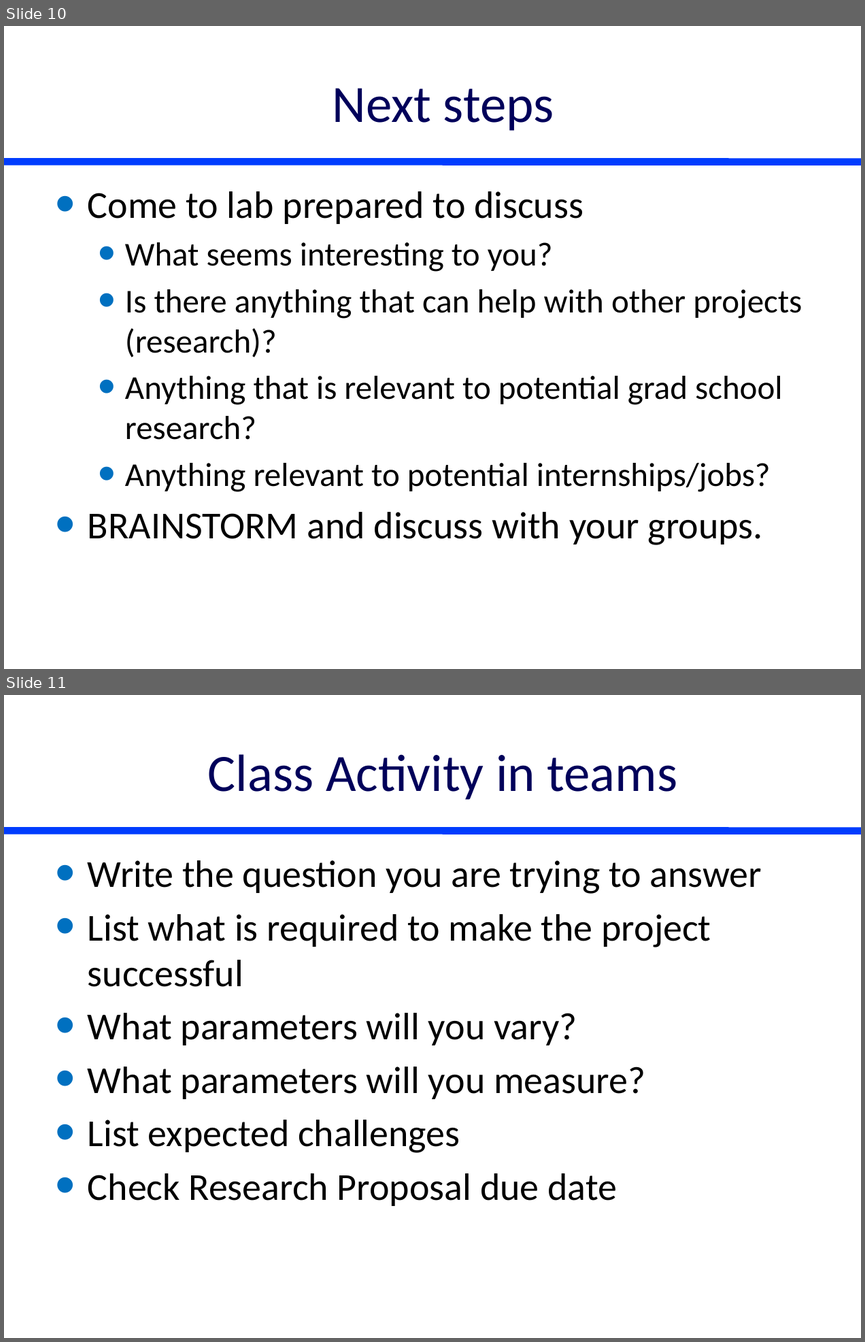
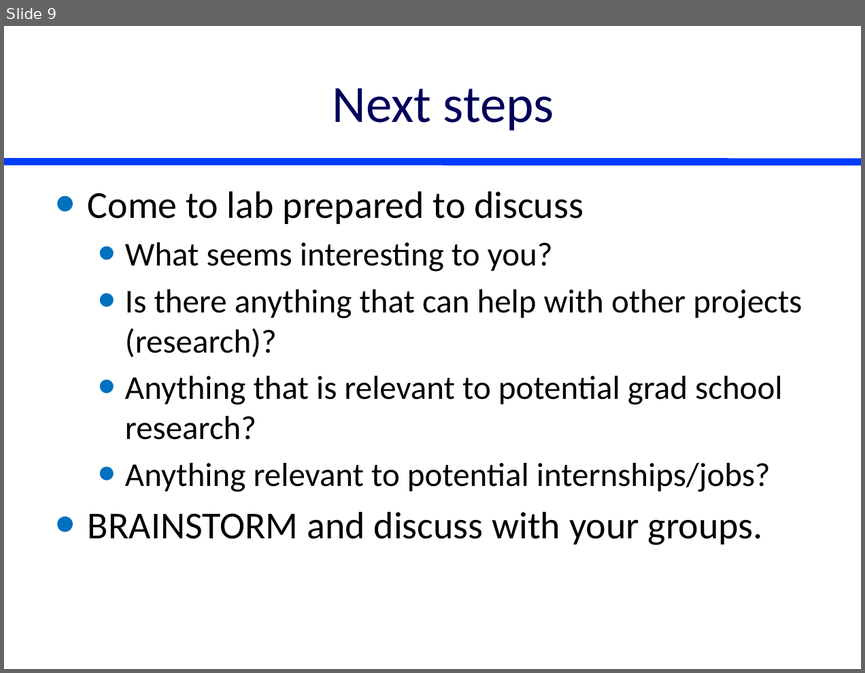
Before and after one commit to monroews/CEE4530, a slide deck: website/pptx/Project_Ideas.pptx. Shown one above the other, each under a label of ours: slides 10 and 11 before the commit, slide 9 after it. The pictures are 865x1342 and 865x673 pixels, drawn with LibreOffice and Linux fonts; fonts in the diff are those of the drawing. Boxes give left, top, right and bottom in pixels: in the first picture for what was removed or moved away, otherwise in the second. Text is boxed around its words. In the diff, an @@ line names an element or a change of style, - is before the commit and + after.

Commit message:
project ideas

```diff
--- a/website/pptx/Project_Ideas.pptx
+++ b/website/pptx/Project_Ideas.pptx
@@ slide 11 removed at (4, 695, 861, 1338), background #FFFFFF; not listed: 1 template element that a slide beside it also shows @@
@@ title removed at (208, 754, 678, 800) @@
-Class Activity in teams
@@ text removed at (88, 860, 762, 1206) @@
-• Write the question you are trying to answer
-• List what is required to make the project successful
-• What parameters will you vary?
-• What parameters will you measure?
-• List expected challenges
-• Check Research Proposal due date
@@ what was slide 10 is now slide 9 @@
```
Also in this commit, not shown: 6 slides changed, 1 slide added, 2 other slides removed, 1 other file.
